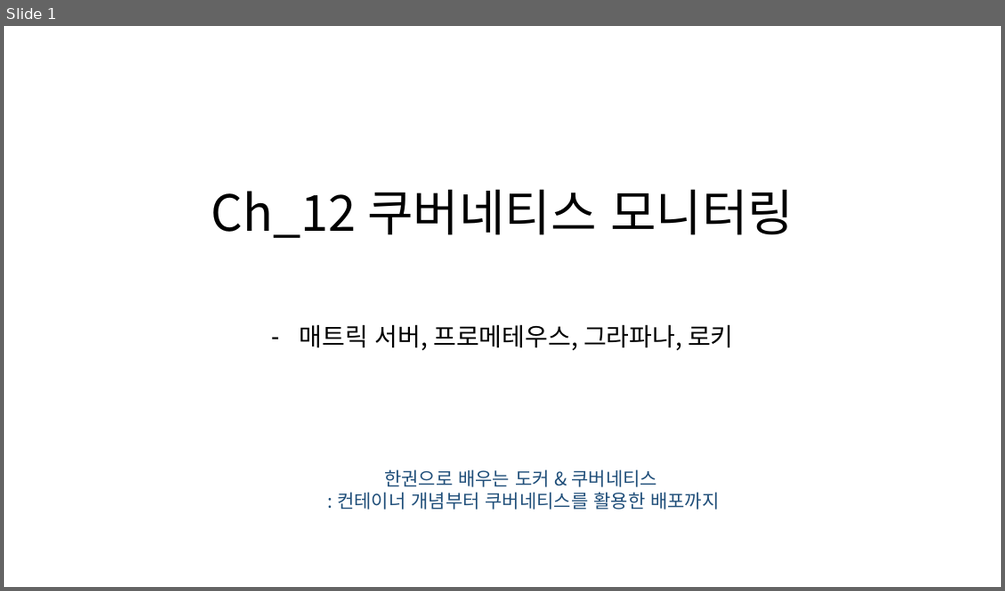
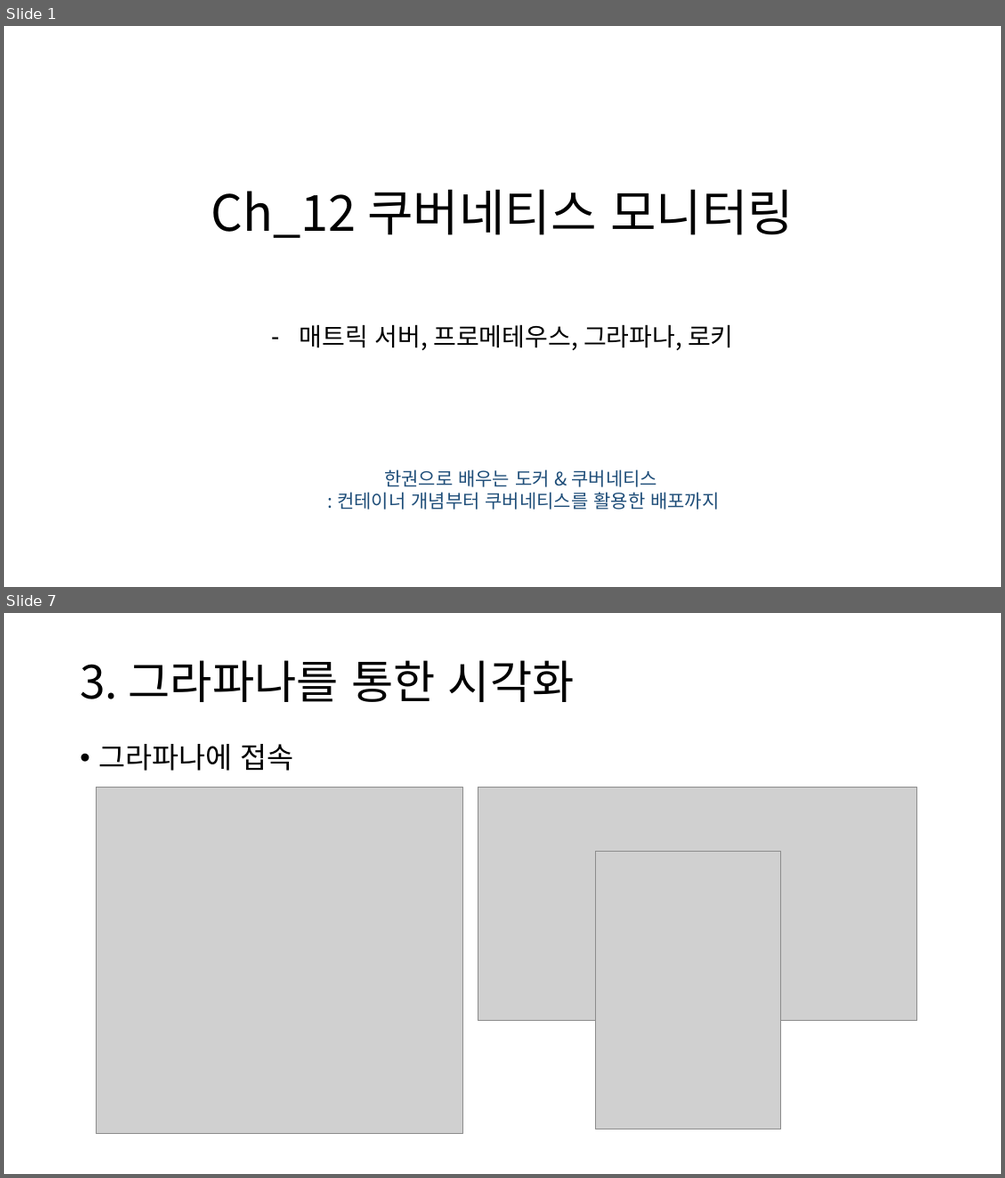
Before and after one commit to restful3/ds4th_study, a slide deck: source/도커심화_한권으로_배우는_도커_&_쿠버네티스/ch12_쿠버네티스모니터링.pptx. Shown one above the other, each under a label of ours: slide 1 before the commit, slides 1 and 7 after it; the slides between them are not shown. The pictures are 1005x591 and 1005x1178 pixels, drawn with LibreOffice and Linux fonts; fonts in the diff are those of the drawing; grey boxes stand for pictures. Boxes give left, top, right and bottom in pixels: in the first picture for what was removed or moved away, otherwise in the second. Text is boxed around its words. In the diff, an @@ line names an element or a change of style, - is before the commit and + after.

```diff
--- a/source/도커심화_한권으로_배우는_도커_&_쿠버네티스/ch12_쿠버네티스모니터링.pptx
+++ b/source/도커심화_한권으로_배우는_도커_&_쿠버네티스/ch12_쿠버네티스모니터링.pptx
@@ slide 7 added at [4,613,1001,1174], background #FFFFFF @@
@@ title added at [80,660,574,702], 44 pt, text #000000 @@
+3. 그라파나를 통한 시각화
@@ text added at [98,744,294,771], 28 pt, text #000000 @@
+• 그라파나에 접속
@@ picture added at [96,787,462,1134] @@
@@ picture added at [478,787,918,1022] @@
@@ picture added at [596,851,781,1129] @@
```
Also in this commit, not shown: 2 slides changed, 13 other slides added, 1 other file.
